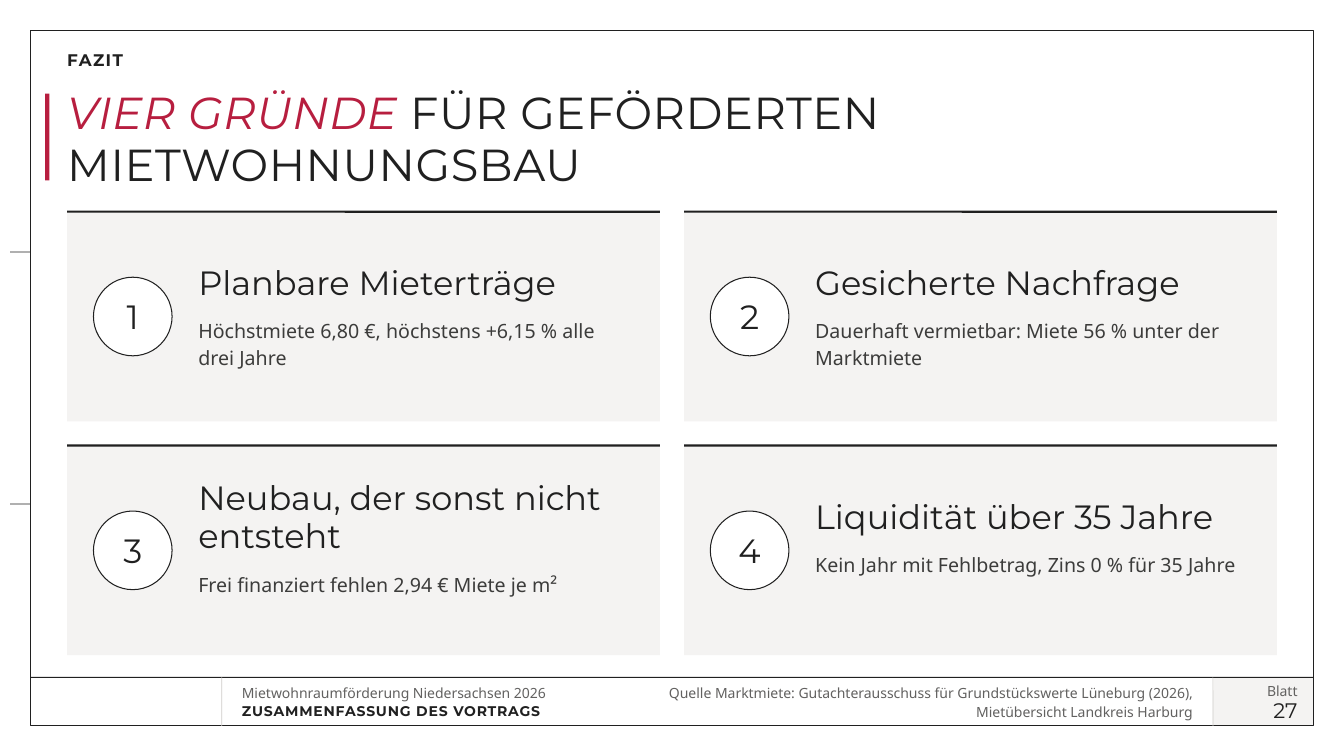
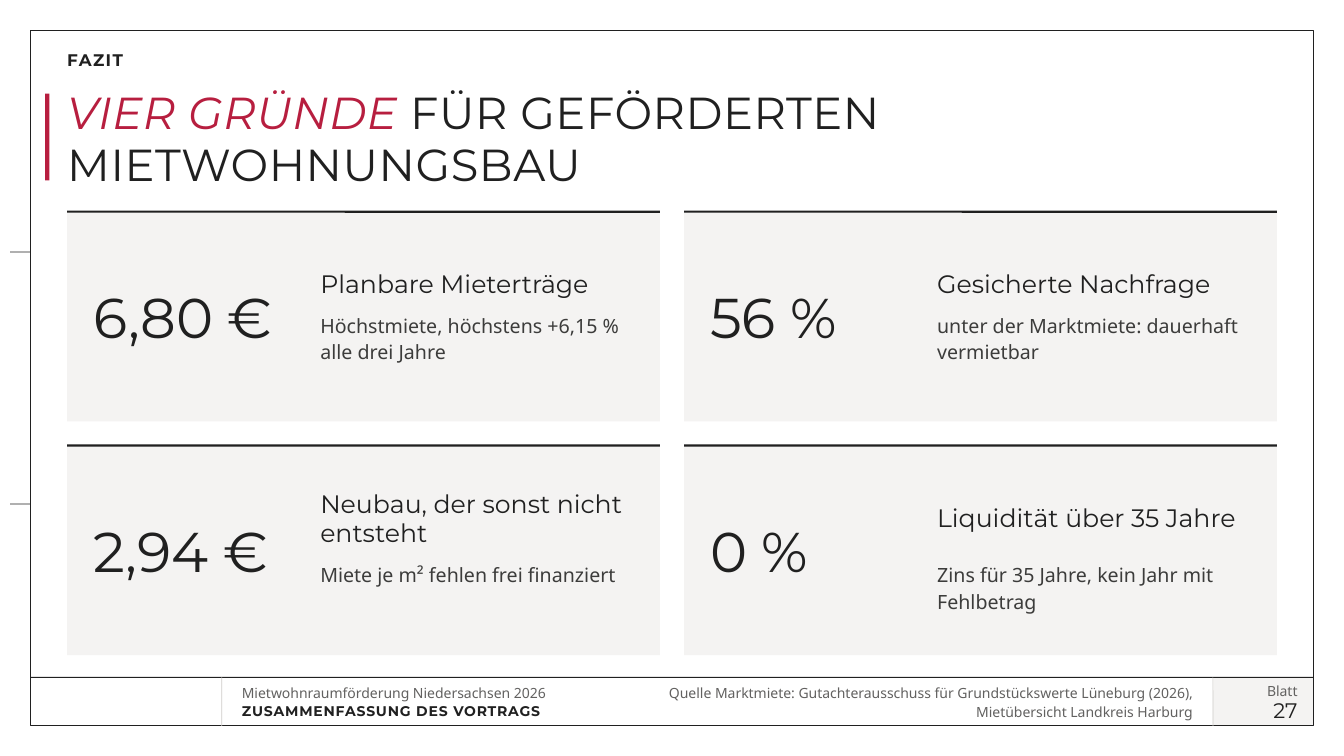
Before and after one commit to vgedaschko/NBank, a slide deck: slide 27 of praesentation/dist/PGN-Mietwohnraumfoerderung-Niedersachsen-2026-Vortrag.pptx. Drawn at 1344x756 pixels with LibreOffice and Linux fonts; fonts in the diff are those of the drawing; background and template pictures are left out. Boxes give left, top, right and bottom in pixels: in the first picture for what was removed or moved away, otherwise in the second. Text is boxed around its words. In the diff, an @@ line names an element or a change of style, - is before the commit and + after.

```diff
--- a/praesentation/dist/PGN-Mietwohnraumfoerderung-Niedersachsen-2026-Vortrag.pptx
+++ b/praesentation/dist/PGN-Mietwohnraumfoerderung-Niedersachsen-2026-Vortrag.pptx
@@ text "Planbare Mieterträge": place and size @@
-text "Planbare Mieterträge" at (198,270,556,302)
+text "Planbare Mieterträge" at (320,274,588,298)
@@ text "Gesicherte Nachfrage": place and size @@
-text "Gesicherte Nachfrage" at (815,270,1180,302)
+text "Gesicherte Nachfrage" at (937,274,1210,298)
@@ text added at (93,298,213,346), 40 pt, text #202020 @@
+6,80 €
@@ ellipse removed at (94,277,172,356) @@
-1
@@ text added at (710,298,776,339), 40 pt, text #202020 @@
+56 %
@@ ellipse removed at (711,277,789,356) @@
-2
@@ text at (320,318,597,363): text changed @@
-Höchstmiete 6,80 €, höchstens +6,15 % alle drei Jahre
+Höchstmiete, höchstens +6,15 % alle drei Jahre
@@ text at (937,318,1238,359): text changed @@
-Dauerhaft vermietbar: Miete 56 % unter der Marktmiete
+unter der Marktmiete: dauerhaft vermietbar
@@ text "Neubau, der sonst nicht entsteht": place and size @@
-text "Neubau, der sonst nicht entsteht" at (198,485,601,548)
+text "Neubau, der sonst nicht entsteht" at (320,494,622,542)
@@ size 24 to 18 pt in 4 elements at (320,494,622,542), (320,274,588,298), (937,274,1210,298), (937,508,1236,532) @@
@@ text "Liquidität über 35 Jahre": place and size @@
-text "Liquidität über 35 Jahre" at (815,504,1214,536)
+text "Liquidität über 35 Jahre" at (937,508,1236,532)
@@ text added at (93,532,208,580), 40 pt, text #202020 @@
+2,94 €
@@ ellipse removed at (94,511,172,590) @@
-3
@@ text added at (710,532,747,573), 40 pt, text #202020 @@
+0 %
@@ ellipse removed at (711,511,789,590) @@
-4
@@ text at (320,565,616,587): text changed @@
-Frei finanziert fehlen 2,94 € Miete je m²
+Miete je m² fehlen frei finanziert
@@ text at (937,567,1213,614): text changed @@
-Kein Jahr mit Fehlbetrag, Zins 0 % für 35 Jahre
+Zins für 35 Jahre, kein Jahr mit Fehlbetrag
```
Also in this commit, not shown: 18 other slides changed, 1 slide added, 26 other files.
